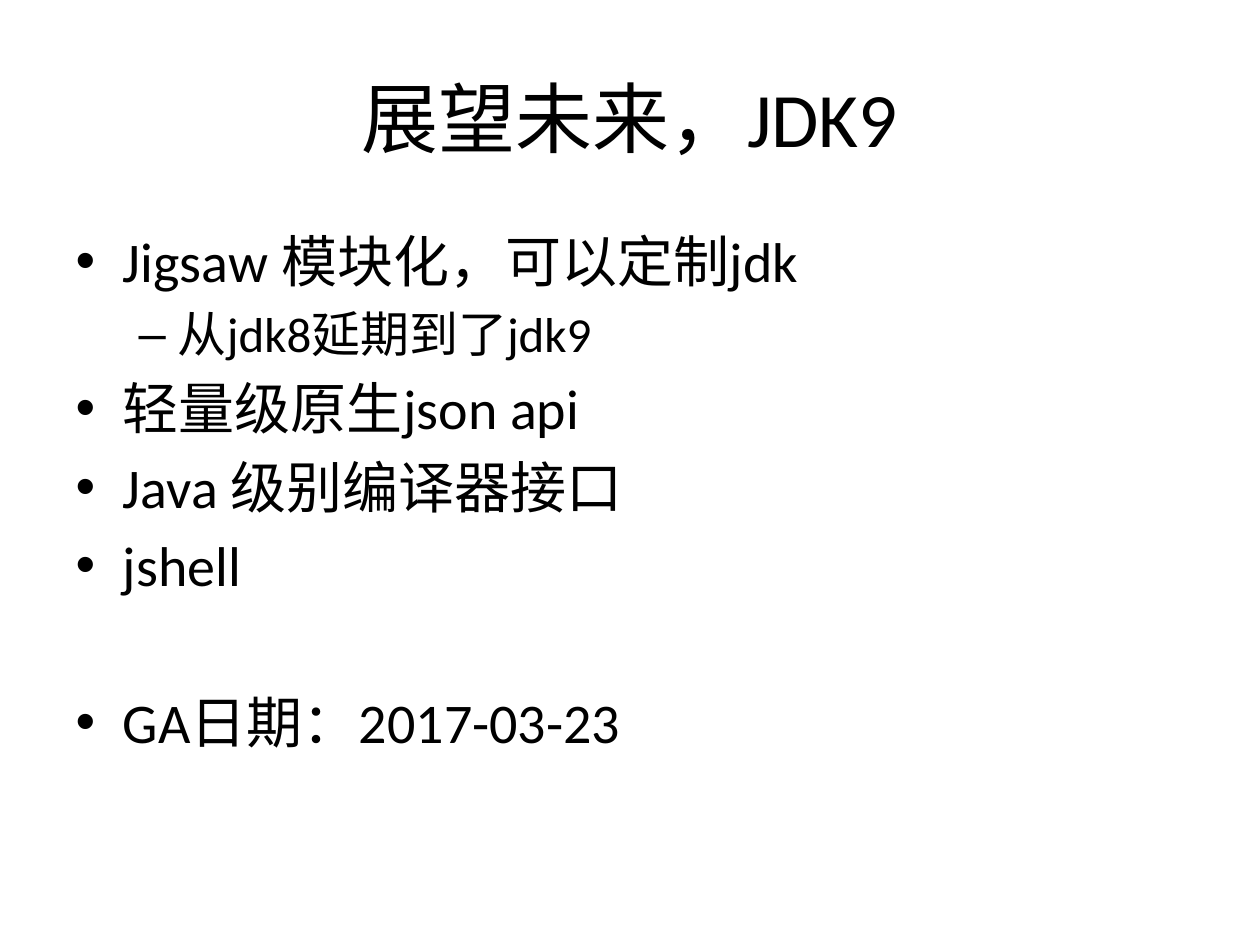
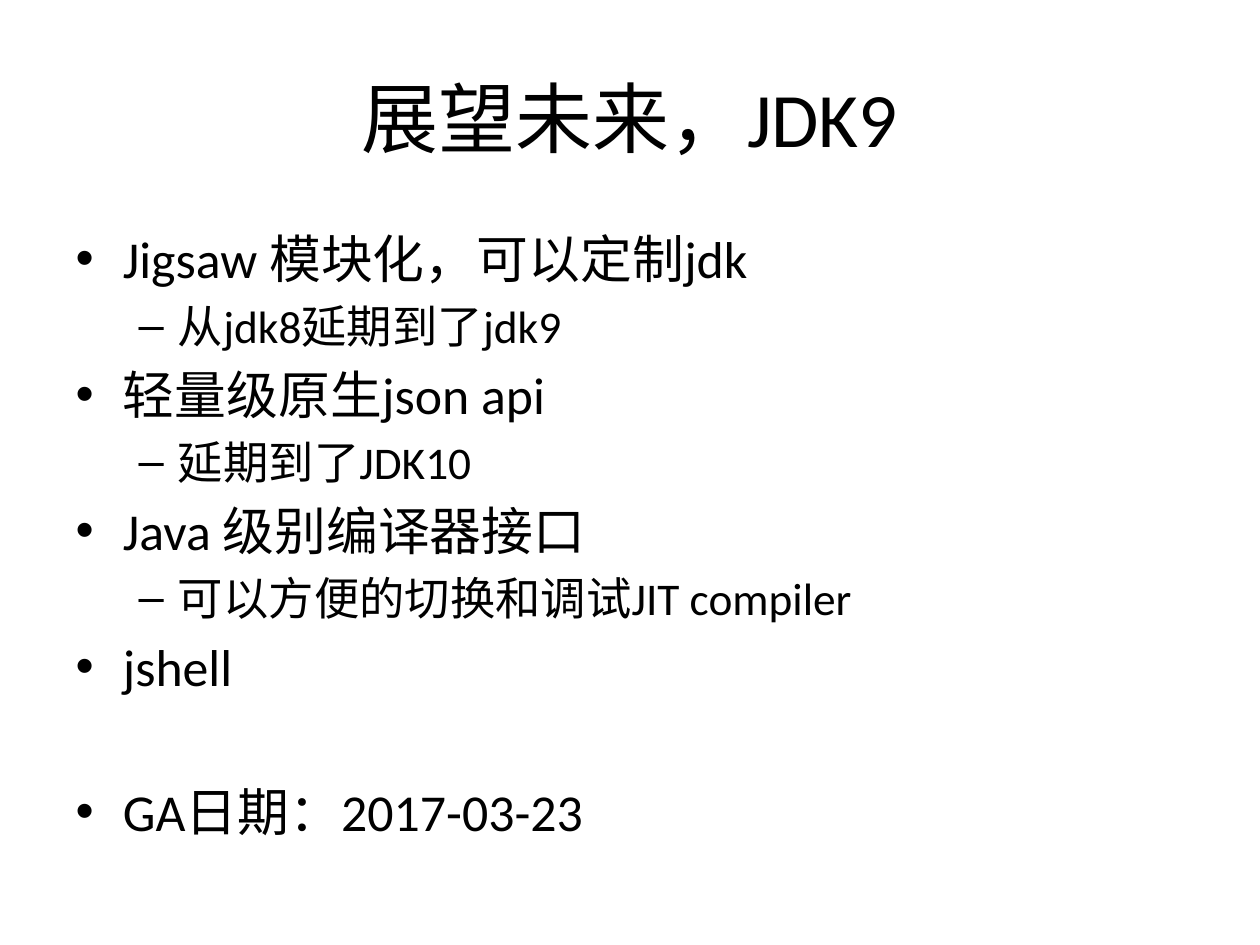
Before and after one commit to cyberdak/jdkintro, a slide deck: slide 30 of JDK 介绍.pptx. Drawn at 1260x945 pixels with LibreOffice and Linux fonts; fonts in the diff are those of the drawing. Boxes give left, top, right and bottom in pixels: in the first picture for what was removed or moved away, otherwise in the second. Text is boxed around its words. In the diff, an @@ line names an element or a change of style, - is before the commit and + after.

```diff
--- a/JDK 介绍.pptx
+++ b/JDK 介绍.pptx
@@ text at bbox=[123, 234, 747, 835]: size 32 to 29.6 pt in "Jigsaw 模块化，可以定制jdk", "轻量级原生json api", "Java 级别编译器接口", "jshell" and 1 more places; size 28 to 25.9 pt in "从jdk8延期到了jdk9" @@
@@ text at bbox=[178, 441, 471, 483]: paragraph added @@
+  – 延期到了JDK10
@@ text at bbox=[178, 577, 852, 623]: paragraph added @@
+  – 可以方便的切换和调试JIT compiler
```
Also in this commit, not shown: 3 other slides changed.
